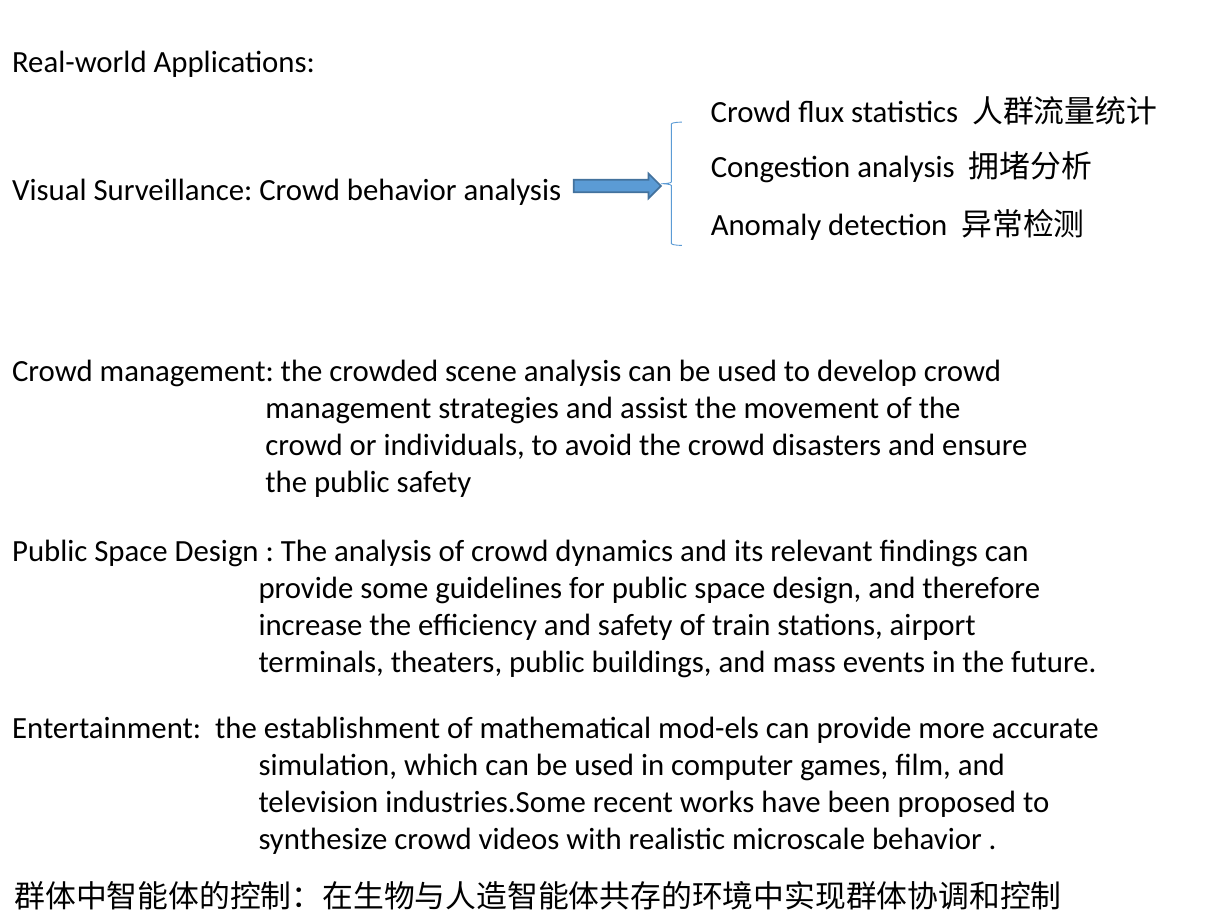
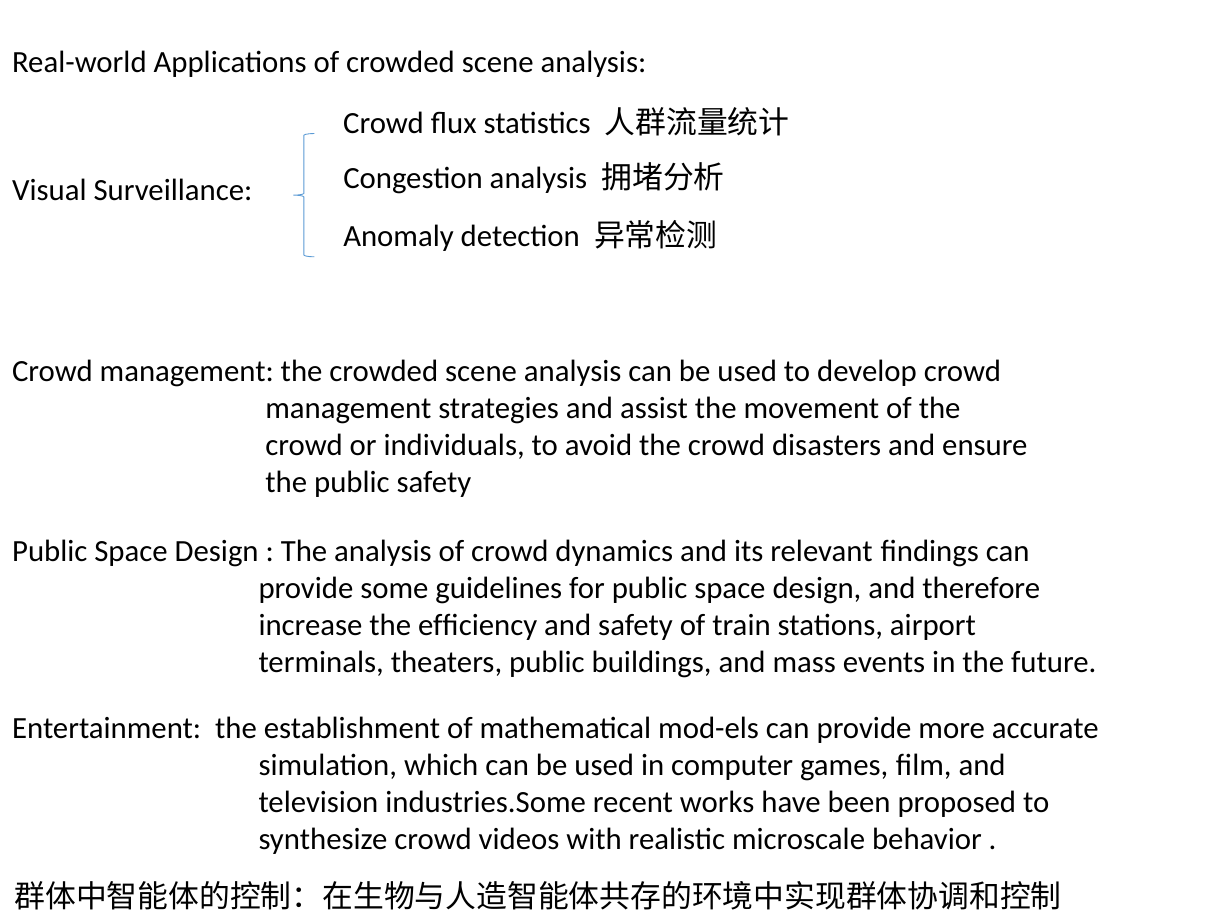
Before and after one commit to simayuhe/crowd-scene-survey, a slide deck: slide 6 of 群体行为分析综述.pptx. Drawn at 1232x924 pixels with LibreOffice and Linux fonts; fonts in the diff are those of the drawing. Boxes give left, top, right and bottom in pixels: in the first picture for what was removed or moved away, otherwise in the second. Text is boxed around its words. In the diff, an @@ line names an element or a change of style, - is before the commit and + after.

```diff
--- a/群体行为分析综述.pptx
+++ b/群体行为分析综述.pptx
@@ text at (x1=12, y1=50, x2=647, y2=77): text changed @@
-Real-world Applications:
+Real-world Applications of crowded scene analysis:
@@ left brace moved from (x1=660, y1=122, x2=681, y2=245) to (x1=293, y1=133, x2=314, y2=256) @@
@@ text at (x1=12, y1=178, x2=253, y2=201): text changed @@
-Visual Surveillance: Crowd behavior analysis
+Visual Surveillance:
@@ right arrow removed at (x1=574, y1=174, x2=662, y2=198) @@
@@ 3 texts moved together from (x1=711, y1=96, x2=1157, y2=240) to (x1=343, y1=107, x2=790, y2=251) @@
```
Also in this commit, not shown: 4 other slides changed, 11 slides added, 1 slide removed.
